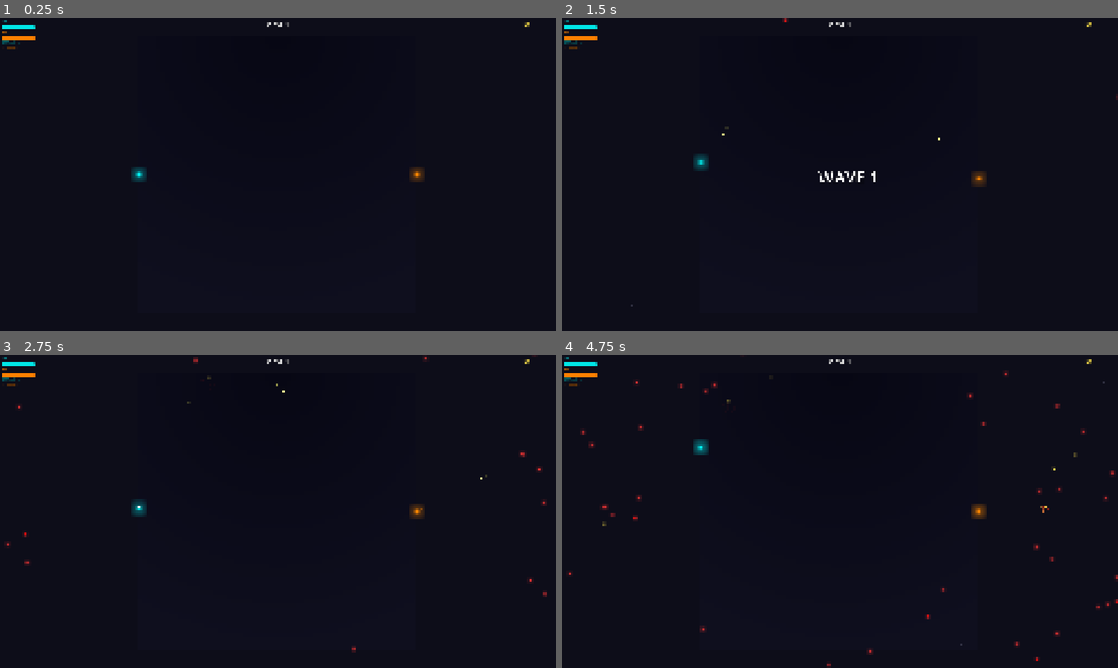
Above: before the commit, frames 1-4 (two rows, left to right).
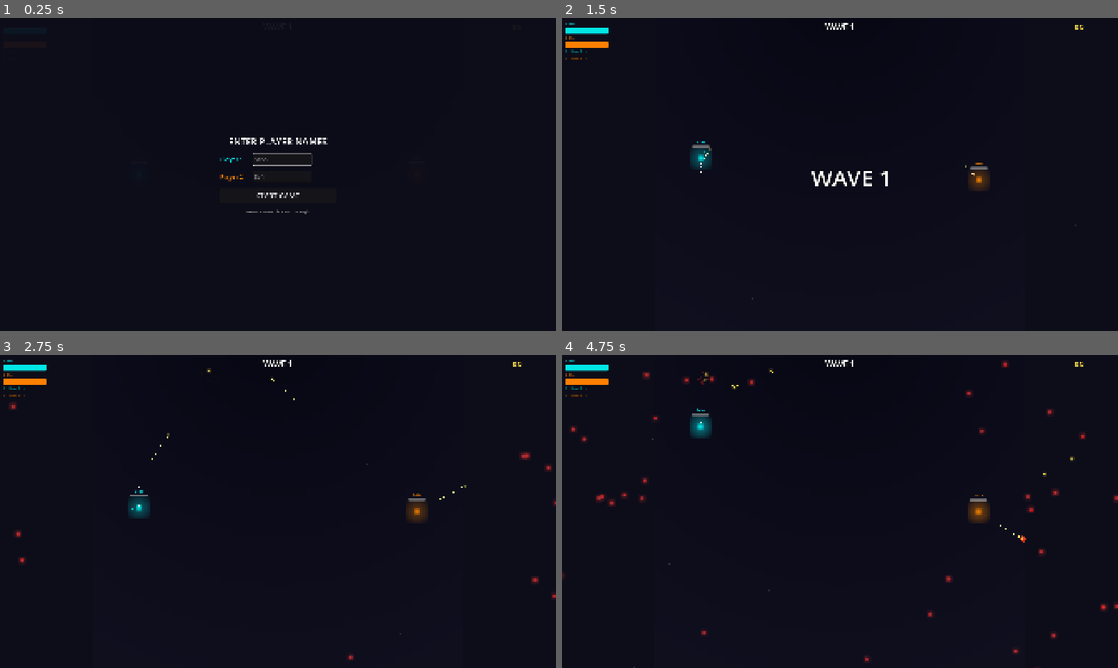
Above: after the commit, the same moments.

Repository: gfeyer/games
Game: Godot game, scene res://main.tscn
Two runs of this game, one before a commit and one after it. Both use one fixed random seed, a clock stepped at 60 frames per second and the inputs below.
Inputs (mouse positions are in pixels of both pictures, inside the frame that each line leads up to):
- Up to frame 1 (0.25 s): no input
- Up to frame 2 (1.5 s): click (840, 196) at 0.5 s, where only the run after the commit has a clickable "START GAME"; tap Enter (ui_accept) at 1.25 s; hold W (p1_up) from 1.28 s (still down); tap Down (p2_down) at 1.35 s
- Up to frame 3 (2.75 s): tap Enter (ui_accept) at 1.52, 2.27 s; release W (p1_up) at 2.03 s; hold S (p1_down) from 2.03 s (still down); tap Up (p2_up) at 2.1 s
- Up to frame 4 (4.75 s): release S (p1_down) at 2.78 s; hold W (p1_up) 2.78-4.28 s; tap Space (start_wave) at 2.85 s; tap Down (p2_down) at 3.6 s; tap Enter (ui_accept) at 3.77, 4.52 s; hold S (p1_down) from 4.28 s (still down); tap Up (p2_up) at 4.35 s

The runs differ from the first frame. In frame 1, 1.0% of the frame differs, in the area x 0-96%, y 0-63%; in frame 2, 1.4%; in frame 3, 1.3%; in frame 4, 2.4%, in the area x 0-100%, y 0-100%.

Commit message:
refinement

Diff:
--- a/twin-survivors/autoload/game_manager.gd
+++ b/twin-survivors/autoload/game_manager.gd
@@ -54,6 +54,17 @@
 var players: Array[Node] = []
 var players_alive: int = 2
 
+# Player names
+var player_names: Array[String] = ["Seba", "Sofia"]
+
+
+func set_player_name(player_id: int, player_name: String) -> void:
+	player_names[player_id - 1] = player_name
+
+
+func get_player_name(player_id: int) -> String:
+	return player_names[player_id - 1]
+
 # Base stats
 const BASE_FIRE_RATE: float = 1.0  # seconds between shots
 const BASE_DAMAGE: int = 1
--- a/twin-survivors/main.gd
+++ b/twin-survivors/main.gd
@@ -15,6 +15,7 @@
 @onready var upgrade_shop: Control = $HUD/UpgradeShop
 @onready var camera: Camera2D = $Camera2D
 @onready var ambient_particles: GPUParticles2D = $AmbientParticles
+@onready var name_input_menu: Control = $HUD/NameInputMenu
 
 # Spawning - FAST to get 30-40 on screen at once
 var spawn_timer: float = 0.0
@@ -41,9 +42,9 @@
 		if player is Player:
 			player.shot_fired.connect(_on_player_shot)
 
-	# Start game
-	await get_tree().create_timer(0.5).timeout
-	GameManager.start_game()
+	# Show name input menu instead of auto-starting
+	name_input_menu.names_submitted.connect(_on_names_submitted)
+	name_input_menu.show()
 
 
 func _process(delta: float) -> void:
@@ -174,6 +175,20 @@
 func _on_game_over() -> void:
 	# Game over handling
 	pass
+
+
+func _on_names_submitted(p1_name: String, p2_name: String) -> void:
+	GameManager.set_player_name(1, p1_name)
+	GameManager.set_player_name(2, p2_name)
+
+	# Update player labels
+	for player in players_container.get_children():
+		if player is Player:
+			player.update_name_label()
+
+	# Start game after short delay
+	await get_tree().create_timer(0.3).timeout
+	GameManager.start_game()
 
 
 func handle_screen_shake(delta: float) -> void:
@@ -198,11 +213,11 @@
 	for player in players_container.get_children():
 		if player is Player:
 			player.reset()
-			# Reposition to starting positions
+			# Reposition to starting positions (1920x1080 viewport)
 			if player.player_id == 1:
-				player.position = Vector2(640, 720)
+				player.position = Vector2(480, 540)
 			else:
-				player.position = Vector2(1920, 720)
+				player.position = Vector2(1440, 540)
 			GameManager.players_alive += 1
 
 
--- a/twin-survivors/main.tscn
+++ b/twin-survivors/main.tscn
@@ -15,7 +15,7 @@
 
 [sub_resource type="ParticleProcessMaterial" id="ParticleProcessMaterial_ambient"]
 emission_shape = 3
-emission_box_extents = Vector3(1280, 720, 1)
+emission_box_extents = Vector3(960, 540, 1)
 direction = Vector3(0, 1, 0)
 spread = 20.0
 initial_velocity_min = 5.0
@@ -28,15 +28,15 @@
 script = ExtResource("1_main")
 
 [node name="Background" type="Sprite2D" parent="."]
-position = Vector2(1280, 720)
+position = Vector2(960, 540)
 scale = Vector2(20, 20)
 texture = SubResource("GradientTexture2D_bg")
 
 [node name="Camera2D" type="Camera2D" parent="."]
-position = Vector2(1280, 720)
+position = Vector2(960, 540)
 
 [node name="AmbientParticles" type="GPUParticles2D" parent="."]
-position = Vector2(1280, 720)
+position = Vector2(960, 540)
 amount = 50
 lifetime = 8.0
 process_material = SubResource("ParticleProcessMaterial_ambient")
@@ -44,10 +44,10 @@
 [node name="Players" type="Node2D" parent="."]
 
 [node name="Player1" parent="Players" instance=ExtResource("2_player")]
-position = Vector2(640, 720)
+position = Vector2(480, 540)
 
 [node name="Player2" parent="Players" instance=ExtResource("2_player")]
-position = Vector2(1920, 720)
+position = Vector2(1440, 540)
 player_id = 2
 
 [node name="Zombies" type="Node2D" parent="."]
--- a/twin-survivors/player/player.gd
+++ b/twin-survivors/player/player.gd
@@ -43,6 +43,11 @@
 @onready var damage_flash: AnimationPlayer = $AnimationPlayer
 @onready var trail_particles: GPUParticles2D = $TrailParticles
 @onready var bomb_particles: GPUParticles2D = $BombParticles
+
+# Floating label (name + health bar above player)
+@onready var floating_label: Node2D = $FloatingLabel
+@onready var name_label: Label = $FloatingLabel/NameLabel
+@onready var floating_health_bar: ProgressBar = $FloatingLabel/HealthBar
 
 # Colors
 const PLAYER_COLORS: Dictionary = {
@@ -75,6 +80,11 @@
 		glow_sprite.modulate.a = 0.5
 	if aim_indicator:
 		aim_indicator.modulate = color
+	# Floating label colors
+	if name_label:
+		name_label.add_theme_color_override("font_color", color)
+	update_name_label()
+	update_floating_health_bar()
 
 
 func _physics_process(delta: float) -> void:
@@ -248,6 +258,7 @@
 	current_health -= amount
 	current_health = max(0, current_health)
 	health_changed.emit(current_health, max_health)
+	update_floating_health_bar()
 
 	# Flash effect
 	if damage_flash:
@@ -263,6 +274,7 @@
 
 	current_health = min(current_health + amount, max_health)
 	health_changed.emit(current_health, max_health)
+	update_floating_health_bar()
 
 
 func die() -> void:
@@ -302,7 +314,19 @@
 	bomb_cooldown = 0.0
 	regen_accumulator = 0.0
 	health_changed.emit(current_health, max_health)
+	update_floating_health_bar()
+	update_name_label()
 
 
 func get_bomb_cooldown() -> float:
 	return bomb_cooldown
+
+
+func update_name_label() -> void:
+	if name_label:
+		name_label.text = GameManager.get_player_name(player_id)
+
+
+func update_floating_health_bar() -> void:
+	if floating_health_bar:
+		floating_health_bar.value = (float(current_health) / float(max_health)) * 100.0
--- a/twin-survivors/player/player.tscn
+++ b/twin-survivors/player/player.tscn
@@ -142,3 +142,25 @@
 modulate = Color(1, 0.5, 0, 0.6)
 scale = Vector2(2.73, 2.73)
 texture = SubResource("GradientTexture2D_bomb_ring")
+
+[node name="FloatingLabel" type="Node2D" parent="."]
+position = Vector2(0, -45)
+
+[node name="NameLabel" type="Label" parent="FloatingLabel"]
+offset_left = -40.0
+offset_top = -20.0
+offset_right = 40.0
+offset_bottom = 0.0
+theme_override_colors/font_color = Color(0, 1, 1, 1)
+theme_override_font_sizes/font_size = 12
+horizontal_alignment = 1
+vertical_alignment = 1
+text = "Player"
+
+[node name="HealthBar" type="ProgressBar" parent="FloatingLabel"]
+offset_left = -30.0
+offset_top = 0.0
+offset_right = 30.0
+offset_bottom = 8.0
+value = 100.0
+show_percentage = false
--- a/twin-survivors/project.godot
+++ b/twin-survivors/project.godot
@@ -21,8 +21,9 @@
 
 [display]
 
-window/size/viewport_width=2560
-window/size/viewport_height=1440
+window/size/viewport_width=1920
+window/size/viewport_height=1080
+window/size/mode=2
 window/stretch/mode="canvas_items"
 window/stretch/aspect="expand"
 
--- a/twin-survivors/ui/hud.gd
+++ b/twin-survivors/ui/hud.gd
@@ -4,6 +4,8 @@
 @onready var credits_label: Label = $CreditsContainer/HBoxContainer/CreditsLabel
 @onready var p1_health_bar: ProgressBar = $HealthBars/P1HealthBar
 @onready var p2_health_bar: ProgressBar = $HealthBars/P2HealthBar
+@onready var p1_label: Label = $HealthBars/P1Label
+@onready var p2_label: Label = $HealthBars/P2Label
 @onready var p1_bomb_label: Label = $HealthBars/P1BombLabel
 @onready var p2_bomb_label: Label = $HealthBars/P2BombLabel
 @onready var wave_announcement: Label = $WaveAnnouncement
@@ -26,6 +28,7 @@
 	GameManager.shop_opened.connect(_on_shop_opened)
 	GameManager.collection_phase_started.connect(_on_collection_phase_started)
 	GameManager.collection_phase_tick.connect(_on_collection_phase_tick)
+	GameManager.game_started.connect(_on_game_started)
 
 	# Find players and connect health signals
 	await get_tree().process_frame
@@ -60,6 +63,14 @@
 
 	# Update bomb cooldown labels
 	update_bomb_cooldowns()
+
+
+func _on_game_started() -> void:
+	# Update player name labels in HUD
+	if p1_label:
+		p1_label.text = GameManager.get_player_name(1)
+	if p2_label:
+		p2_label.text = GameManager.get_player_name(2)
 
 
 func _on_wave_started(wave_number: int) -> void:
--- a/twin-survivors/ui/hud.tscn
+++ b/twin-survivors/ui/hud.tscn
@@ -1,7 +1,8 @@
-[gd_scene load_steps=5 format=3 uid="uid://chud001"]
+[gd_scene load_steps=6 format=3 uid="uid://chud001"]
 
 [ext_resource type="Script" path="res://ui/hud.gd" id="1_hud"]
 [ext_resource type="PackedScene" uid="uid://cshop001" path="res://ui/upgrade_shop.tscn" id="2_shop"]
+[ext_resource type="PackedScene" uid="uid://cnameinput001" path="res://ui/name_input.tscn" id="3_nameinput"]
 
 [sub_resource type="StyleBoxFlat" id="StyleBoxFlat_health_bg"]
 bg_color = Color(0.2, 0.2, 0.2, 0.8)
@@ -194,3 +195,5 @@
 text = "RESTART"
 
 [connection signal="pressed" from="GameOverPanel/VBoxContainer/RestartButton" to="." method="_on_restart_pressed"]
+
+[node name="NameInputMenu" parent="." instance=ExtResource("3_nameinput")]
--- /dev/null
+++ b/twin-survivors/ui/name_input.gd
@@ -0,0 +1,36 @@
+extends Control
+
+signal names_submitted(p1_name: String, p2_name: String)
+
+@onready var p1_input: LineEdit = $VBoxContainer/P1Container/P1NameInput
+@onready var p2_input: LineEdit = $VBoxContainer/P2Container/P2NameInput
+@onready var start_button: Button = $VBoxContainer/StartButton
+
+
+func _ready() -> void:
+	start_button.pressed.connect(_on_start_pressed)
+	p1_input.text_submitted.connect(_on_text_submitted)
+	p2_input.text_submitted.connect(_on_text_submitted)
+	p1_input.grab_focus()
+
+
+func _on_start_pressed() -> void:
+	submit_names()
+
+
+func _on_text_submitted(_text: String) -> void:
+	submit_names()
+
+
+func submit_names() -> void:
+	var p1_name = p1_input.text.strip_edges()
+	var p2_name = p2_input.text.strip_edges()
+
+	# Use placeholder names if empty
+	if p1_name.is_empty():
+		p1_name = "Seba"
+	if p2_name.is_empty():
+		p2_name = "Sofia"
+
+	names_submitted.emit(p1_name, p2_name)
+	hide()
--- /dev/null
+++ b/twin-survivors/ui/name_input.tscn
@@ -0,0 +1,92 @@
+[gd_scene load_steps=2 format=3 uid="uid://cnameinput001"]
+
+[ext_resource type="Script" path="res://ui/name_input.gd" id="1_nameinput"]
+
+[node name="NameInputMenu" type="Control"]
+layout_mode = 3
+anchors_preset = 15
+anchor_right = 1.0
+anchor_bottom = 1.0
+grow_horizontal = 2
+grow_vertical = 2
+script = ExtResource("1_nameinput")
+
+[node name="Background" type="ColorRect" parent="."]
+layout_mode = 1
+anchors_preset = 15
+anchor_right = 1.0
+anchor_bottom = 1.0
+grow_horizontal = 2
+grow_vertical = 2
+color = Color(0.05, 0.05, 0.1, 0.95)
+
+[node name="VBoxContainer" type="VBoxContainer" parent="."]
+layout_mode = 1
+anchors_preset = 8
+anchor_left = 0.5
+anchor_top = 0.5
+anchor_right = 0.5
+anchor_bottom = 0.5
+offset_left = -200.0
+offset_top = -120.0
+offset_right = 200.0
+offset_bottom = 120.0
+grow_horizontal = 2
+grow_vertical = 2
+theme_override_constants/separation = 20
+
+[node name="Title" type="Label" parent="VBoxContainer"]
+layout_mode = 2
+theme_override_colors/font_color = Color(1, 1, 1, 1)
+theme_override_font_sizes/font_size = 32
+text = "ENTER PLAYER NAMES"
+horizontal_alignment = 1
+
+[node name="P1Container" type="HBoxContainer" parent="VBoxContainer"]
+layout_mode = 2
+theme_override_constants/separation = 15
+
+[node name="P1Label" type="Label" parent="VBoxContainer/P1Container"]
+custom_minimum_size = Vector2(100, 0)
+layout_mode = 2
+theme_override_colors/font_color = Color(0, 1, 1, 1)
+theme_override_font_sizes/font_size = 20
+text = "Player 1:"
+
+[node name="P1NameInput" type="LineEdit" parent="VBoxContainer/P1Container"]
+custom_minimum_size = Vector2(200, 40)
+layout_mode = 2
+theme_override_font_sizes/font_size = 18
+placeholder_text = "Seba"
+max_length = 12
+
+[node name="P2Container" type="HBoxContainer" parent="VBoxContainer"]
+layout_mode = 2
+theme_override_constants/separation = 15
+
+[node name="P2Label" type="Label" parent="VBoxContainer/P2Container"]
+custom_minimum_size = Vector2(100, 0)
+layout_mode = 2
+theme_override_colors/font_color = Color(1, 0.53, 0, 1)
+theme_override_font_sizes/font_size = 20
+text = "Player 2:"
+
+[node name="P2NameInput" type="LineEdit" parent="VBoxContainer/P2Container"]
+custom_minimum_size = Vector2(200, 40)
+layout_mode = 2
+theme_override_font_sizes/font_size = 18
+placeholder_text = "Sofi"
+max_length = 12
+
+[node name="StartButton" type="Button" parent="VBoxContainer"]
+custom_minimum_size = Vector2(0, 50)
+layout_mode = 2
+theme_override_font_sizes/font_size = 24
+text = "START GAME"
+
+[node name="Instructions" type="Label" parent="VBoxContainer"]
+layout_mode = 2
+theme_override_colors/font_color = Color(0.6, 0.6, 0.6, 1)
+theme_override_font_sizes/font_size = 14
+text = "Press Enter or click Start to begin"
+horizontal_alignment = 1
Not shown, added: twin-survivors/ui/name_input.gd.uid
